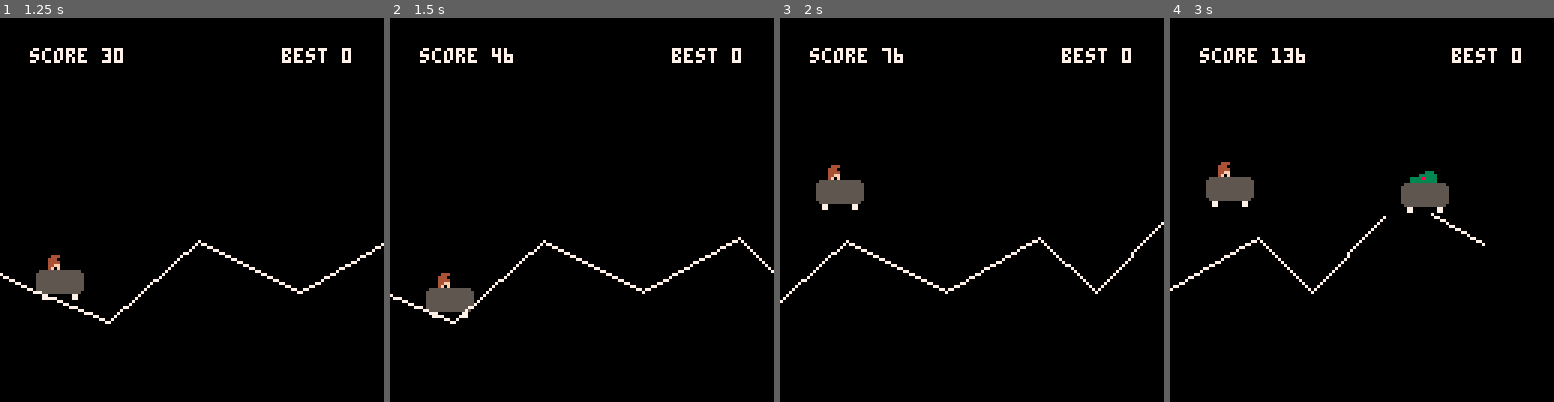
Above: before the commit, frames 1-4 (left to right).
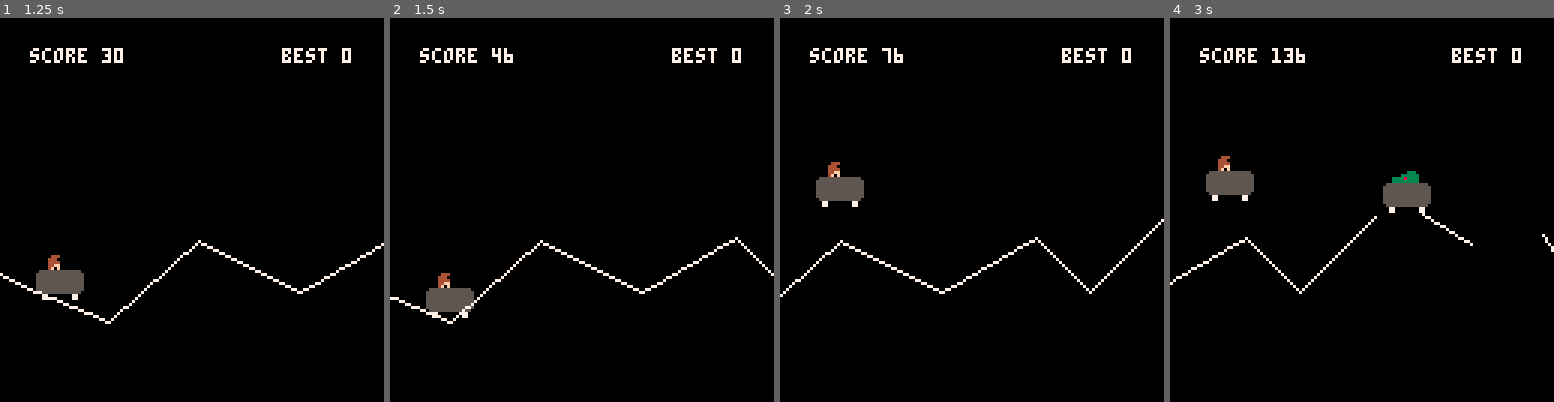
Above: after the commit, the same moments.

Repository: underscorePeanutButter/MinecartMadness
Game: PICO-8 cartridge dkkart.p8
Same seed, same stepped clock (60 frames per second), same inputs: the game is played once before the commit and once after it.
Inputs:
- Up to frame 1 (1.25 s): tap O (Z key) at 0.7 s
- Up to frame 2 (1.5 s): no input
- Up to frame 3 (2 s): tap O (Z key) at 1.7 s
- Up to frame 4 (3 s): tap O (Z key) at 2.1, 2.5, 2.9 s

Frame 1 is identical in both runs. In frame 2, 0.9% of the frame differs, in the area x 0-100%, y 57-80%; in frame 3, 1.7%; in frame 4, 2.6%, in the area x 0-100%, y 35-72%.

Commit message:
Update dkkart.p8
- Add obstacles that the player cannot destroy, but only on flat-ish surfaces
- Player and kremling death now draws sprites upside down for extra effect
- Fixed a bug where segment_offset was being zeroed out instead of keeping the remainder, leading to jerky motion
- More re-organization / clean-up

Diff:
--- a/dkkart.p8
+++ b/dkkart.p8
@@ -2,22 +2,36 @@
 version 29
 __lua__
 --minecart madness
---by _peanutbutter
+--by _peanutbutter, hiptopjones
 
 main_menu = true
+
+-- TODO: move all object origins to the track
 
 function reset_game()
     DEBUG_ORIGINS = false
     DEBUG_SPAWNING = false
 
-    -- CONSTANTS
+    -- sprite extents
     sprite_w = 8
     sprite_h = 8
     player_w = sprite_w * 2
     player_h = sprite_h * 2
     kremling_w = sprite_w * 2
     kremling_h = sprite_h * 2
-
+    obstacle_w = sprite_w * 2
+    obstacle_h = sprite_h
+
+    -- track segment types
+    t_track = 0
+    t_hole = 1
+
+    -- colors
+    color_6 = 6
+    color_7 = 7
+    color_10 = 10
+
+    -- constants
     player_x_start = 20
     player_x_speed_start = 2
     track_y_start = 68
@@ -28,13 +42,13 @@
     track_segment_max_length = 40
     max_track_segments = 10
     max_jump_count = 2
-
     player_start_jump_y_speed = -7
     player_collision_death_y_speed = -5
     player_fall_death_y_speed = 1
     kremling_collision_death_y_speed = 3
-
-    -- STATE
+    obstacle_collision_death_y_speed = 3
+
+    -- state
     player = {
         x = player_x_start,
         y = track_y_start - player_h,
@@ -46,6 +60,7 @@
     }
 
     kremlings = {}
+    obstacles = {}
     track_segments = {}
 
     current_track_segment_offset = 0
@@ -55,22 +70,12 @@
     end
 
     current_score = 0
-
     game_over = false
-
     screen_shake_offset = 0
-
-    -- TRACK SEGMENT TYPES
-    t_track = 0
-    t_hole = 1
-
-    -- COLORS
-    color_6 = 6
-    color_7 = 7
-    color_10 = 10
 
     if DEBUG_SPAWNING then
         spawned_kremling = false
+        spawned_obstacle = false
         spawned_track =  false
     end
 end
@@ -104,13 +109,13 @@
                         player_collision_death()
                     end
 
-                    kremling_die(kremling)
+                    kremling_death(kremling)
                     return
                 end
 
                 if kremling_bottom > player_top and kremling_bottom < player_bottom then
                     player_collision_death()
-                    kremling_die(kremling)
+                    kremling_death(kremling)
                     return
                 end
             end
@@ -123,13 +128,13 @@
                         player_collision_death()
                     end
 
-                    kremling_die(kremling)
+                    kremling_death(kremling)
                     return
                 end
 
                 if kremling_bottom > player_top and kremling_bottom < player_bottom then
                     player_collision_death()
-                    kremling_die(kremling)
+                    kremling_death(kremling)
                     return
                 end
             end
@@ -137,25 +142,45 @@
     end
 end
 
-function spawn_kremling()
-    -- DETERMINE WHERE TO SPAWN
-    draw_offset = -current_track_segment_offset
-    for track_segment in all(track_segments) do
-        draw_offset += track_segment.length
-    end
-
-    kremling = {
-        x = draw_offset,
-        y = track_segments[#track_segments].y2 - kremling_h,
-        x_speed = flr(rnd(4)) + 2,
-        y_speed = 0,
-        is_dying = false,
-    }
-
-    add(kremlings, kremling)
-
-    if DEBUG_SPAWNING then
-        spawned_kremling = true
+function check_for_obstacle_collisions()
+    player_left = player.x + player_w / 8
+    player_right = player.x + player_w * 7 / 8
+    player_top = player.y + player_h / 4 -- use a smaller box on top of cart
+    player_bottom = player.y + player_h * 7 / 8
+
+    for obstacle in all(obstacles) do
+        obstacle_left = obstacle.x
+        obstacle_right = obstacle.x + obstacle_w
+        obstacle_top = obstacle.y
+        obstacle_bottom = obstacle.y + obstacle_h
+
+        if obstacle_left < player_right and obstacle_left > player_left then
+            if obstacle_top > player_top and obstacle_top < player_bottom then
+                player_collision_death()
+                obstacle_death(obstacle)
+                return
+            end
+
+            if obstacle_bottom > player_top and obstacle_bottom < player_bottom then
+                player_collision_death()
+                obstacle_death(obstacle)
+                return
+            end
+        end
+
+        if obstacle_right < player_right and obstacle_right > player_left then
+            if obstacle_top > player_top and obstacle_top < player_bottom then
+                player_collision_death()
+                obstacle_death(obstacle)
+                return
+            end
+
+            if obstacle_bottom > player_top and obstacle_bottom < player_bottom then
+                player_collision_death()
+                obstacle_death(obstacle)
+                return
+            end
+        end
     end
 end
 
@@ -171,6 +196,8 @@
         type = t_track
     }
 
+    track_segment.slope = (track_segment.y2 - track_segment.y1) / (track_segment.x2 - track_segment.x1)
+
     add(track_segments, track_segment)
 
     if DEBUG_SPAWNING then
@@ -192,10 +219,59 @@
         type = t_hole
     }
 
+    track_segment.slope = (track_segment.y2 - track_segment.y1) / (track_segment.x2 - track_segment.x1)
+
     add(track_segments, track_segment)
 
     if DEBUG_SPAWNING then
         spawned_track = true
+    end
+end
+
+function spawn_kremling()
+    -- determine where to spawn
+    draw_offset = -current_track_segment_offset
+    for track_segment in all(track_segments) do
+        draw_offset += track_segment.length
+    end
+
+    kremling = {
+        x = draw_offset,
+        y = track_segments[#track_segments].y2 - kremling_h,
+        x_speed = flr(rnd(4)) + 2,
+        y_speed = 0,
+        is_dying = false,
+    }
+
+    add(kremlings, kremling)
+
+    if DEBUG_SPAWNING then
+        spawned_kremling = true
+    end
+end
+
+function spawn_obstacle()
+    -- determine where to spawn
+    draw_offset = -current_track_segment_offset
+    for track_segment in all(track_segments) do
+        draw_offset += track_segment.length
+    end
+
+    -- place the obstacle in the middle of the segment
+    segment_x_mid = draw_offset - track_segments[#track_segments].length / 2
+
+    obstacle = {
+        x = flr(segment_x_mid),
+        y = calculate_track_y(segment_x_mid) - obstacle_h,
+        x_speed = 0, -- will use current player.x_speed
+        y_speed = 0,
+        is_dying = false
+    }
+
+    add(obstacles, obstacle)
+
+    if DEBUG_SPAWNING then
+        spawned_obstacle = true
     end
 end
 
@@ -210,10 +286,16 @@
     player.jump_count = 0
 end
 
-function kremling_die(kremling)
+function kremling_death(kremling)
     kremling.is_dying = true
     kremling.x_speed = 0
     kremling.y_speed = kremling_collision_death_y_speed
+end
+
+function obstacle_death(obstacle)
+    obstacle.is_dying = true
+    obstacle.x_speed = 0
+    obstacle.y_speed = obstacle_collision_death_y_speed
 end
 
 function player_collision_death()
@@ -241,7 +323,7 @@
     draw_offset = -current_track_segment_offset
 
     for i=1, #track_segments, 1 do
-        -- FIND THE CURRENT SEGMENT AT THE X LOCATION
+        -- find the track segment under the provided x location
         if x > draw_offset and x <= draw_offset + track_segments[i].length then
             return {
                 segment_index = i,
@@ -252,7 +334,7 @@
         draw_offset += track_segments[i].length
     end
 
-    -- ERROR / SHOULD NOT HAPPEN
+    -- error / should not happen
     return {
         segment_index = #track_segments,
         segment_x = track_segments[#track_segments].length
@@ -262,8 +344,8 @@
 function calculate_track_y(x)
     track_info = get_track_info(x)
 
-    -- DETERMINE Y LOCATION ON CURRENT SEGMENT USING SLOPE
-    y = (track_segments[track_info.segment_index].y2 - track_segments[track_info.segment_index].y1) / track_segments[track_info.segment_index].length * track_info.segment_x + track_segments[track_info.segment_index].y1
+    -- determine y location on current segment based on x
+    y = track_segments[track_info.segment_index].slope * track_info.segment_x + track_segments[track_info.segment_index].y1
     return y
 end
 
@@ -317,7 +399,6 @@
         print("c - jump", 47, 77, 7)
     else
         if player.y < 128 and #track_segments > 0 then
-            -- CLEAR BACKGROUND
             rectfill(0, 0, 127, 127, 0)
 
             apply_screen_shake()
@@ -330,24 +411,38 @@
                 end
 
                 if spawned_kremling then
+                    line(64 - 10, 40, 64 - 10, 50, color_10)
+                    line(64 - 11, 40, 64 - 11, 50, color_10)
+                    line(64 - 12, 40, 64 - 12, 50, color_10)
+                end
+
+                if spawned_obstacle then
                     line(128 - 10, 40, 128 - 10, 50, color_10)
                     line(128 - 11, 40, 128 - 11, 50, color_10)
                     line(128 - 12, 40, 128 - 12, 50, color_10)
                 end
             end
 
-            -- DRAW PLAYER
-            spr(1, player.x - 8, player.y)
-            spr(2, player.x, player.y)
-            spr(17, player.x - 8, player.y + 8)
-            spr(18, player.x, player.y + 8)
+            -- draw player
+            if player.is_dying then
+                -- draw upside down
+                spr(17, player.x - 8, player.y, 1, 1, false, true)
+                spr(18, player.x, player.y, 1, 1, false, true)
+                spr(1, player.x - 8, player.y + 8, 1, 1, false, true)
+                spr(2, player.x, player.y + 8, 1, 1, false, true)
+            else
+                spr(1, player.x - 8, player.y)
+                spr(2, player.x, player.y)
+                spr(17, player.x - 8, player.y + 8)
+                spr(18, player.x, player.y + 8)
+            end
 
             if DEBUG_ORIGINS then
                 line(player.x - 1, player.y, player.x + 1, player.y, color_10)
                 line(player.x, player.y - 1, player.x, player.y + 1, color_10)
             end
 
-            -- DRAW ALL TRACK SEGMENTS
+            -- draw track segments
             draw_offset = -current_track_segment_offset
             for track_segment in all(track_segments) do
                 if track_segment.type == t_track then
@@ -362,16 +457,35 @@
                 draw_offset += track_segment.length
             end
 
-            -- DRAW ALL KREMLINGS
+            -- draw kremlings
             for kremling in all(kremlings) do
-                spr(4, kremling.x - 8, kremling.y)
-                spr(5, kremling.x, kremling.y)
-                spr(20, kremling.x - 8, kremling.y + 8)
-                spr(21, kremling.x, kremling.y + 8)
+                if kremling.is_dying then
+                    -- draw upside down
+                    spr(20, kremling.x - 8, kremling.y, 1, 1, false, true)
+                    spr(21, kremling.x, kremling.y, 1, 1, false, true)
+                    spr(4, kremling.x - 8, kremling.y + 8, 1, 1, false, true)
+                    spr(5, kremling.x, kremling.y + 8, 1, 1, false, true)
+                else
+                    spr(4, kremling.x - 8, kremling.y)
+                    spr(5, kremling.x, kremling.y)
+                    spr(20, kremling.x - 8, kremling.y + 8)
+                    spr(21, kremling.x, kremling.y + 8)
+                end
 
                 if DEBUG_ORIGINS then
                     line(kremling.x - 1, kremling.y, kremling.x + 1, kremling.y, color_10)
                     line(kremling.x, kremling.y - 1, kremling.x, kremling.y + 1, color_10)
+                end
+            end
+
+            -- draw obstacles
+            for obstacle in all(obstacles) do
+                spr(23, obstacle.x - 8, obstacle.y)
+                spr(24, obstacle.x, obstacle.y)
+
+                if DEBUG_ORIGINS then
+                    line(obstacle.x - 1, obstacle.y, obstacle.x + 1, obstacle.y, color_10)
+                    line(obstacle.x, obstacle.y - 1, obstacle.x, obstacle.y + 1, color_10)
                 end
             end
         else
@@ -393,28 +507,28 @@
             main_menu = false
         end
     else
-        -- ONLY IF PLAYER IS ALIVE
+        -- only update if player is still on-screen
         if player.y < 128 then
-            current_track_segment_offset += player.x_speed
-            current_score += 2
-
             if DEBUG_SPAWNING then
                 spawned_kremling = false
+                spawned_obstacle = false
                 spawned_track = false
             end
 
-            check_for_kremling_collisions()
-
-            -- HANDLE BUTTON PRESS
-            if btnp(4) then
-                if not player.is_dying and player.jump_count < max_jump_count then
+            -- INPUT
+
+            -- handle button press
+            if not player.is_dying and player.jump_count < max_jump_count then
+                if btnp(4) then
                     player_start_jump()
                 end
             end
 
-            -- GENERATE TRACK
+            -- SPAWNING
+
+            -- spawn track (first because lots of other stuff depends on track_segments)
             while #track_segments < max_track_segments do
-                -- GENERATE A FEW TRACK TYPES FIRST
+                -- generate a few (non-hole) track segments first
                 if #track_segments == 0 then
                     spawn_track_segment(track_y_start)
                     spawn_track_segment(track_segments[#track_segments].y2)
@@ -425,31 +539,42 @@
                         spawn_hole_segment(track_segments[#track_segments].y2)
                     else
                         spawn_track_segment(track_segments[#track_segments].y2)
+
+                        -- spawn obstacle only on relatively flat surfaces
+                        last_track_segment = track_segments[#track_segments]
+                        if abs(last_track_segment.slope) < 0.3 then
+                            if flr(rnd(10)) > 5 and #obstacles < 1 then
+                                spawn_obstacle()
+                            end
+                        end
                     end
                 end
             end
 
-            -- REMOVE OFF-SCREEN TRACK SEGMENTS
-            if current_track_segment_offset >= track_segments[1].length then
-                del(track_segments, track_segments[1])
-                current_track_segment_offset = 0
-            end
-
-            -- MOVE PLAYER
+            -- spawn kremling
+            if flr(rnd(10000)) > 9900 and #kremlings < 1 then
+                spawn_kremling()
+            end
+
+            -- MOVEMENT
+
+            -- move player / track
+            current_track_segment_offset += player.x_speed
+
             left_track_info = get_track_info(player.x - player_w / 4) -- check under the left wheel
             right_track_info = get_track_info(player.x + player_w / 4) -- check under the right wheel
             if player.is_jumping or player.is_dying then
-                -- HANDLE GRAVITY
+                -- handle gravity
                 player.y += player.y_speed
                 player.y_speed += 1
 
-                -- DISABLE GRAVITY IF PLAYER LANDED
+                -- disable gravity if player landed
                 if player.is_jumping then
                     track_y = calculate_track_y(player.x)
                     if player.y >= track_y - player_h then
                         player_stop_jump()
 
-                         -- PLAYER IS BELOW THE TRACK AND STILL FALLING
+                         -- player is below the track and still falling
                         if track_segments[left_track_info.segment_index].type == t_hole and track_segments[right_track_info.segment_index].type == t_hole then
                             if player.y_speed > 0 then
                                 player_fall_death()
@@ -458,7 +583,7 @@
                     end
                 end
             else
-                -- BOTH WHEELS ARE OVER A HOLE
+                -- both wheels are over a hole
                 if track_segments[left_track_info.segment_index].type == t_hole and track_segments[right_track_info.segment_index].type == t_hole then
                     player_fall_death()
                 else
@@ -466,13 +591,13 @@
                 end
             end
 
-            -- MOVE KREMLINGS
+            -- move kremlings
             for kremling in all(kremlings) do
-                -- MUST ACCOUNT FOR THE PLAYER SPEED
+                -- accounts for the player speed
                 kremling.x -= (kremling.x_speed + player.x_speed)
 
                 if kremling.is_dying then
-                    -- HANDLE GRAVITY
+                    -- handle gravity
                     kremling.y += kremling.y_speed
                     kremling.y_speed += 1
                 else
@@ -480,26 +605,58 @@
                 end
             end
 
-            -- REMOVE OFF-SCREEN KREMLINGS
+            -- move obstacles
+            for obstacle in all(obstacles) do
+                -- obstacle does not move relative to the track
+                obstacle.x -= player.x_speed
+
+                if obstacle.is_dying then
+                    -- handle gravity
+                    obstacle.y += obstacle.y_speed
+                    obstacle.y_speed += 1
+                end
+            end
+
+            -- DELETING OBJECTS
+
+            -- remove off-screen track segments
+            if current_track_segment_offset >= track_segments[1].length then
+                current_track_segment_offset -= track_segments[1].length
+                del(track_segments, track_segments[1])
+            end
+
+            -- remove off-screen kremlings
             for kremling in all(kremlings) do
                 if kremling.x < 0 then
                     del(kremlings, kremling)
                 end
             end
 
-            -- SPAWN KREMLING
-            if flr(rnd(10000)) > 9900 and #kremlings < 1 then
-                spawn_kremling()
-            end
-
-            -- GROW SPEED OVER TIME
-            if current_score > ((player.x_speed - player_x_speed_start + 1) * 2000) then
-                player.x_speed += 1
-            end
-
-            -- MOVE PLAYER RIGHT OVER TIME
-            if current_score > ((player.x - player_x_start + 1) * 500) then
-                player.x += 1
+            -- remove off-screen obstacles
+            for obstacle in all(obstacles) do
+                if obstacle.x < 0 then
+                    del(obstacles, obstacle)
+                end
+            end
+
+            -- COLLISION DETECTION
+
+            check_for_kremling_collisions()
+            check_for_obstacle_collisions()
+
+            if not player.is_dying then
+                -- update score
+                current_score += 2
+
+                -- increase speed over time
+                if current_score > ((player.x_speed - player_x_speed_start + 1) * 2000) then
+                    player.x_speed += 1
+                end
+
+                -- move player forward (reduce lookahead) over time
+                if current_score > ((player.x - player_x_start + 1) * 500) then
+                    player.x += 1
+                end
             end
         else
             if btnp(4) then
